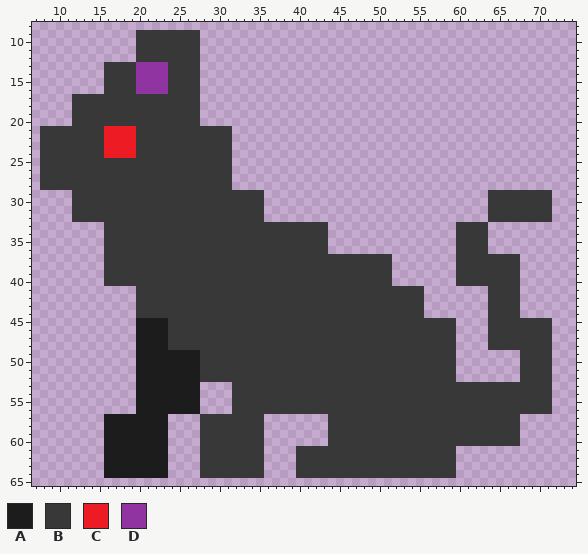
Sprite sheet: images/catspritesx4-transparent-staring.png. Above: the version before the commit.
The file is 80x68 pixels. Pixels under 10% opacity are left out. Colours within 5 levels of each other are drawn and written as one. Shown: x 7..74, y 8..65.
Palette (. is transparent): A #1c1c1c  B #383838  C #ed1c24  D #8f34a0
Pixels before (only the part around the change), first column x 7:
 8 ....................................................................
 9 .............BBBBBBBB...............................................
10 .............BBBBBBBB...............................................
11 .............BBBBBBBB...............................................
12 .............BBBBBBBB...............................................
13 .........BBBBDDDDBBBB...............................................
14 .........BBBBDDDDBBBB...............................................
15 .........BBBBDDDDBBBB...............................................
16 .........BBBBDDDDBBBB...............................................
17 .....BBBBBBBBBBBBBBBB...............................................
18 .....BBBBBBBBBBBBBBBB...............................................
19 .....BBBBBBBBBBBBBBBB...............................................
20 .....BBBBBBBBBBBBBBBB...............................................
21 .BBBBBBBBCCCCBBBBBBBBBBBB...........................................
22 .BBBBBBBBCCCCBBBBBBBBBBBB...........................................
23 .BBBBBBBBCCCCBBBBBBBBBBBB...........................................
24 .BBBBBBBBCCCCBBBBBBBBBBBB...........................................
25 .BBBBBBBBBBBBBBBBBBBBBBBB...........................................
26 .BBBBBBBBBBBBBBBBBBBBBBBB...........................................
27 .BBBBBBBBBBBBBBBBBBBBBBBB...........................................
28 .BBBBBBBBBBBBBBBBBBBBBBBB...........................................
29 .....BBBBBBBBBBBBBBBBBBBBBBBB............................BBBBBBBB...
30 .....BBBBBBBBBBBBBBBBBBBBBBBB............................BBBBBBBB...
31 .....BBBBBBBBBBBBBBBBBBBBBBBB............................BBBBBBBB...
32 .....BBBBBBBBBBBBBBBBBBBBBBBB............................BBBBBBBB...
33 .........BBBBBBBBBBBBBBBBBBBBBBBBBBBB................BBBB...........
34 .........BBBBBBBBBBBBBBBBBBBBBBBBBBBB................BBBB...........
35 .........BBBBBBBBBBBBBBBBBBBBBBBBBBBB................BBBB...........
36 .........BBBBBBBBBBBBBBBBBBBBBBBBBBBB................BBBB...........
37 .........BBBBBBBBBBBBBBBBBBBBBBBBBBBBBBBBBBBB........BBBBBBBB.......
38 .........BBBBBBBBBBBBBBBBBBBBBBBBBBBBBBBBBBBB........BBBBBBBB.......
39 .........BBBBBBBBBBBBBBBBBBBBBBBBBBBBBBBBBBBB........BBBBBBBB.......
40 .........BBBBBBBBBBBBBBBBBBBBBBBBBBBBBBBBBBBB........BBBBBBBB.......
41 .............BBBBBBBBBBBBBBBBBBBBBBBBBBBBBBBBBBBB........BBBB.......
42 .............BBBBBBBBBBBBBBBBBBBBBBBBBBBBBBBBBBBB........BBBB.......
43 .............BBBBBBBBBBBBBBBBBBBBBBBBBBBBBBBBBBBB........BBBB.......
44 .............BBBBBBBBBBBBBBBBBBBBBBBBBBBBBBBBBBBB........BBBB.......
45 .............AAAABBBBBBBBBBBBBBBBBBBBBBBBBBBBBBBBBBBB....BBBBBBBB...
46 .............AAAABBBBBBBBBBBBBBBBBBBBBBBBBBBBBBBBBBBB....BBBBBBBB...
47 .............AAAABBBBBBBBBBBBBBBBBBBBBBBBBBBBBBBBBBBB....BBBBBBBB...
48 .............AAAABBBBBBBBBBBBBBBBBBBBBBBBBBBBBBBBBBBB....BBBBBBBB...
49 .............AAAAAAAABBBBBBBBBBBBBBBBBBBBBBBBBBBBBBBB........BBBB...
50 .............AAAAAAAABBBBBBBBBBBBBBBBBBBBBBBBBBBBBBBB........BBBB...
51 .............AAAAAAAABBBBBBBBBBBBBBBBBBBBBBBBBBBBBBBB........BBBB...
52 .............AAAAAAAABBBBBBBBBBBBBBBBBBBBBBBBBBBBBBBB........BBBB...
53 .............AAAAAAAA....BBBBBBBBBBBBBBBBBBBBBBBBBBBBBBBBBBBBBBBB...
54 .............AAAAAAAA....BBBBBBBBBBBBBBBBBBBBBBBBBBBBBBBBBBBBBBBB...
55 .............AAAAAAAA....BBBBBBBBBBBBBBBBBBBBBBBBBBBBBBBBBBBBBBBB...
56 .............AAAAAAAA....BBBBBBBBBBBBBBBBBBBBBBBBBBBBBBBBBBBBBBBB...
57 .........AAAAAAAA....BBBBBBBB........BBBBBBBBBBBBBBBBBBBBBBBB.......
58 .........AAAAAAAA....BBBBBBBB........BBBBBBBBBBBBBBBBBBBBBBBB.......
59 .........AAAAAAAA....BBBBBBBB........BBBBBBBBBBBBBBBBBBBBBBBB.......
60 .........AAAAAAAA....BBBBBBBB........BBBBBBBBBBBBBBBBBBBBBBBB.......
61 .........AAAAAAAA....BBBBBBBB....BBBBBBBBBBBBBBBBBBBB...............
62 .........AAAAAAAA....BBBBBBBB....BBBBBBBBBBBBBBBBBBBB...............
63 .........AAAAAAAA....BBBBBBBB....BBBBBBBBBBBBBBBBBBBB...............
64 .........AAAAAAAA....BBBBBBBB....BBBBBBBBBBBBBBBBBBBB...............
65 ....................................................................
Now the later version:
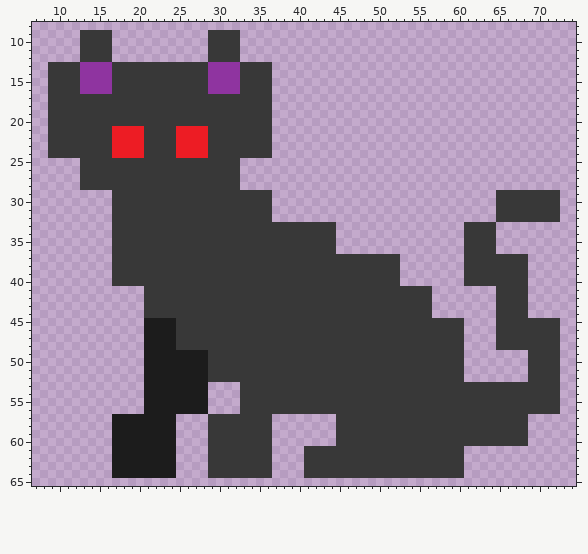
Edits made:
Changed rows in their new state; - is an unchanged pixel.
first column x 8:
 9 -----BBBB---........-BBBB----------------------------------------
10 -----BBBB---........-BBBB----------------------------------------
11 -----BBBB---........-BBBB----------------------------------------
12 -----BBBB---........-BBBB----------------------------------------
13 -BBBBDDDD---BBBB----BDDDDBBBB------------------------------------
14 -BBBBDDDD---BBBB----BDDDDBBBB------------------------------------
15 -BBBBDDDD---BBBB----BDDDDBBBB------------------------------------
16 -BBBBDDDD---BBBB----BDDDDBBBB------------------------------------
17 -BBB----------------BBBBBBBBB------------------------------------
18 -BBB----------------BBBBBBBBB------------------------------------
19 -BBB----------------BBBBBBBBB------------------------------------
20 -BBB----------------BBBBBBBBB------------------------------------
21 .-------B---C----CCCC---BBBBB------------------------------------
22 .-------B---C----CCCC---BBBBB------------------------------------
23 .-------B---C----CCCC---BBBBB------------------------------------
24 .-------B---C----CCCC---BBBBB------------------------------------
25 .....-------------------B----------------------------------------
26 .....-------------------B----------------------------------------
27 .....-------------------B----------------------------------------
28 .....-------------------B----------------------------------------
29 ----.....-------------------B---------------------------.-------B
30 ----.....-------------------B---------------------------.-------B
31 ----.....-------------------B---------------------------.-------B
32 ----.....-------------------B---------------------------.-------B
33 --------.---------------------------B---------------.---B--------
34 --------.---------------------------B---------------.---B--------
35 --------.---------------------------B---------------.---B--------
36 --------.---------------------------B---------------.---B--------
37 --------.-----------------------------------B-------.-------B----
38 --------.-----------------------------------B-------.-------B----
39 --------.-----------------------------------B-------.-------B----
40 --------.-----------------------------------B-------.-------B----
41 ------------.-----------------------------------B-------.---B----
42 ------------.-----------------------------------B-------.---B----
43 ------------.-----------------------------------B-------.---B----
44 ------------.-----------------------------------B-------.---B----
45 ------------.---A-----------------------------------B---.-------B
46 ------------.---A-----------------------------------B---.-------B
47 ------------.---A-----------------------------------B---.-------B
48 ------------.---A-----------------------------------B---.-------B
49 ------------.-------A-------------------------------B-------.---B
50 ------------.-------A-------------------------------B-------.---B
51 ------------.-------A-------------------------------B-------.---B
52 ------------.-------A-------------------------------B-------.---B
53 ------------.-------A---.---------------------------------------B
54 ------------.-------A---.---------------------------------------B
55 ------------.-------A---.---------------------------------------B
56 ------------.-------A---.---------------------------------------B
57 --------.-------A---.-------B-------.-----------------------B----
58 --------.-------A---.-------B-------.-----------------------B----
59 --------.-------A---.-------B-------.-----------------------B----
60 --------.-------A---.-------B-------.-----------------------B----
61 --------.-------A---.-------B---.-------------------B------------
62 --------.-------A---.-------B---.-------------------B------------
63 --------.-------A---.-------B---.-------------------B------------
64 --------.-------A---.-------B---.-------------------B------------
Changed places in both pictures, as pixel boxes (x1, y1, x2, y2):
changed: (40, 30, 272, 478)
changed: (488, 190, 560, 446)
added: (328, 222, 336, 254)
changed: (392, 222, 464, 382)
erased: (296, 414, 336, 478)
added: (456, 446, 464, 478)
